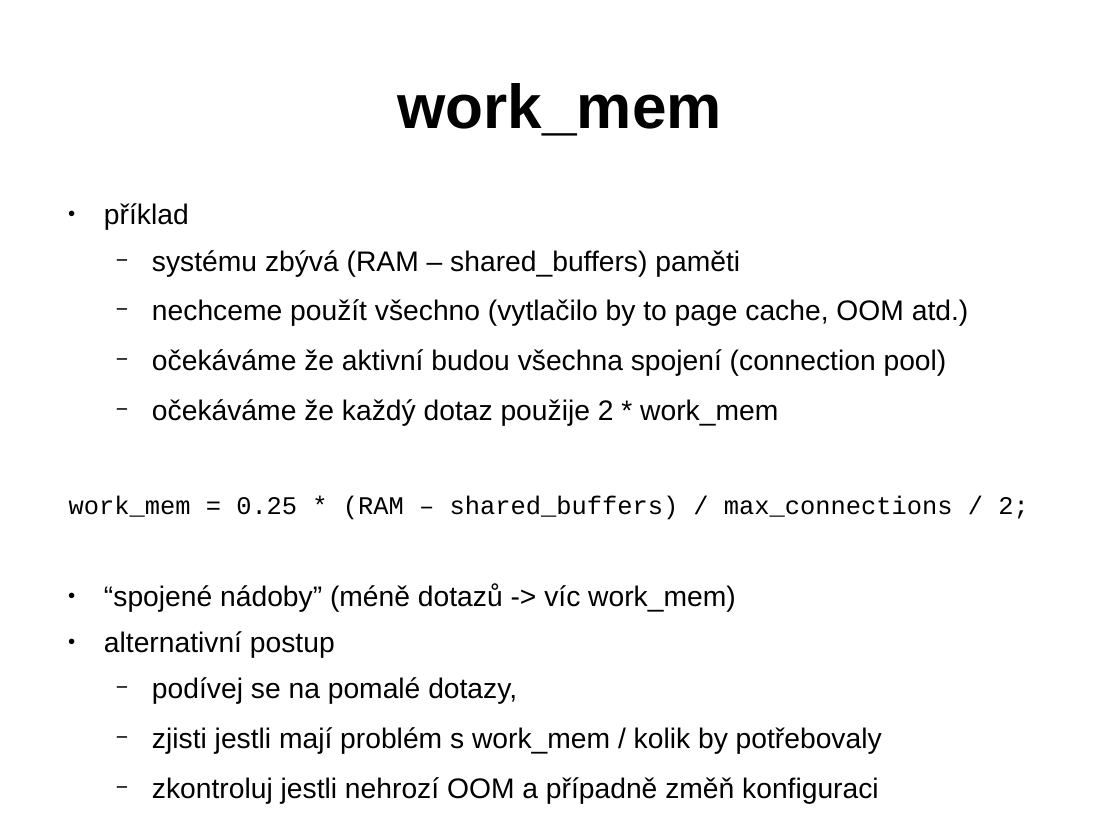
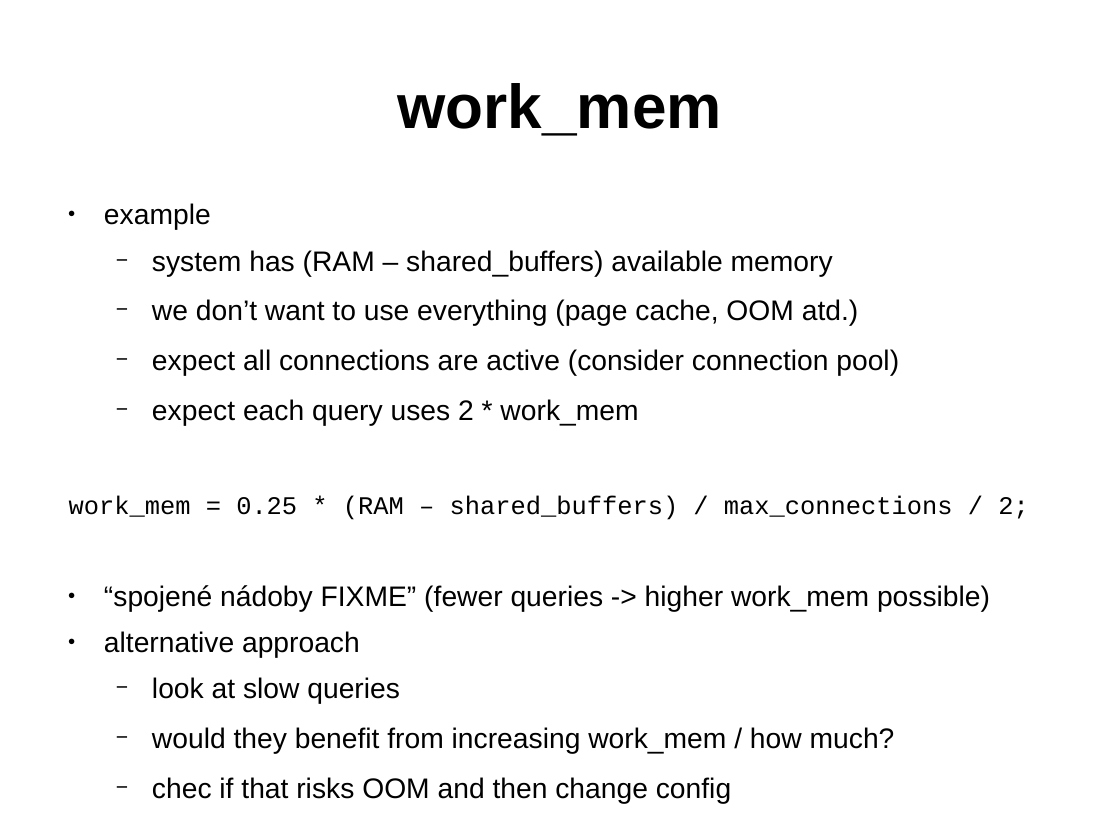
Before and after one commit to tvondra/perf_tuning_training, a slide deck: slide 11 of perf-tuning-training.odp. Drawn at 1120x840 pixels with LibreOffice and Linux fonts; fonts in the diff are those of the drawing. Boxes give left, top, right and bottom in pixels: in the first picture for what was removed or moved away, otherwise in the second. Text is boxed around its words. In the diff, an @@ line names an element or a change of style, - is before the commit and + after.

```diff
--- a/perf-tuning-training.odp
+++ b/perf-tuning-training.odp
@@ text at box(104, 203, 899, 426): text changed @@
-● příklad
-  − systému zbývá (RAM – shared_buffers) paměti
-  − nechceme použít všechno (vytlačilo by to page cache, OOM atd.)
-  − očekáváme že aktivní budou všechna spojení (connection pool)
-  − očekáváme že každý dotaz použije 2 * work_mem
+● example
+  − system has (RAM – shared_buffers) available memory
+  − we don’t want to use everything (page cache, OOM atd.)
+  − expect all connections are active (consider connection pool)
+  − expect each query uses 2 * work_mem
@@ text at box(104, 585, 990, 804): text changed @@
-● “spojené nádoby” (méně dotazů -> víc work_mem)
-● alternativní postup
-  − podívej se na pomalé dotazy,
-  − zjisti jestli mají problém s work_mem / kolik by potřebovaly
-  − zkontroluj jestli nehrozí OOM a případně změň konfiguraci
+● “spojené nádoby FIXME” (fewer queries -> higher work_mem possible)
+● alternative approach
+  − look at slow queries
+  − would they benefit from increasing work_mem / how much?
+  − chec if that risks OOM and then change config
```
Also in this commit, not shown: 24 other slides changed, 13 slides added, 25 slides removed, 1 other file.
